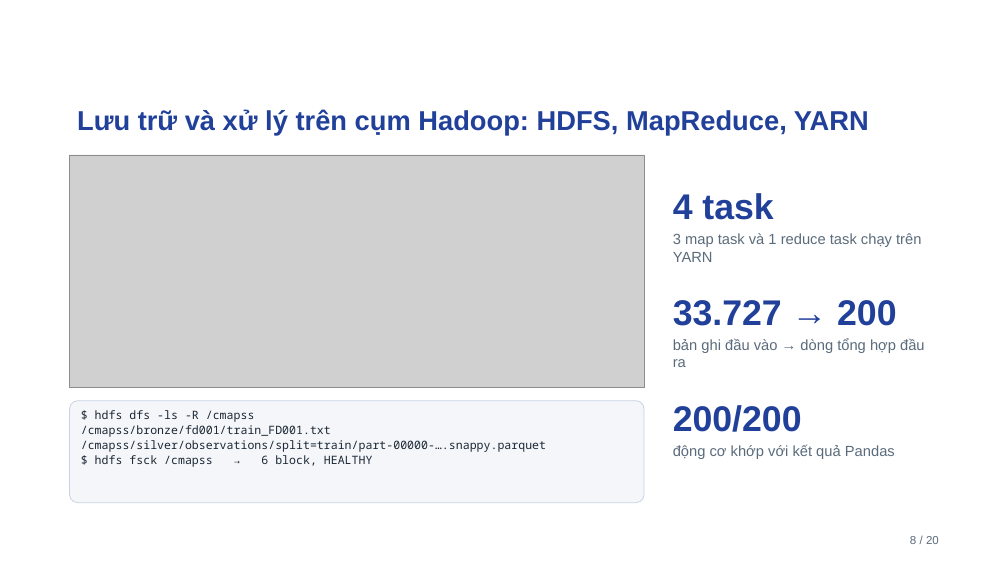
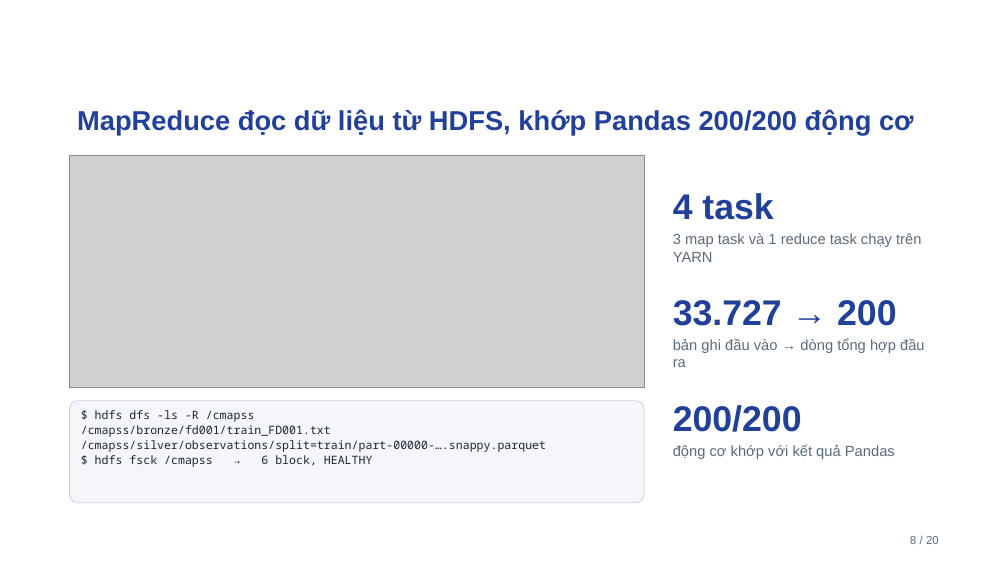
Before and after one commit to ti014/tinasa-cmapss-rul-prediction, a slide deck: slide 8 of slides/cmapss_fd001_presentation.pptx. Drawn at 1008x567 pixels with LibreOffice and Linux fonts; fonts in the diff are those of the drawing; grey boxes stand for pictures; background and template pictures are left out. Boxes give left, top, right and bottom in pixels: in the first picture for what was removed or moved away, otherwise in the second. Text is boxed around its words. In the diff, an @@ line names an element or a change of style, - is before the commit and + after.

```diff
--- a/slides/cmapss_fd001_presentation.pptx
+++ b/slides/cmapss_fd001_presentation.pptx
@@ title at [77, 109, 914, 135]: text changed @@
-Lưu trữ và xử lý trên cụm Hadoop: HDFS, MapReduce, YARN
+MapReduce đọc dữ liệu từ HDFS, khớp Pandas 200/200 động cơ
```
Also in this commit, not shown: 3 other slides changed, 57 other files.
